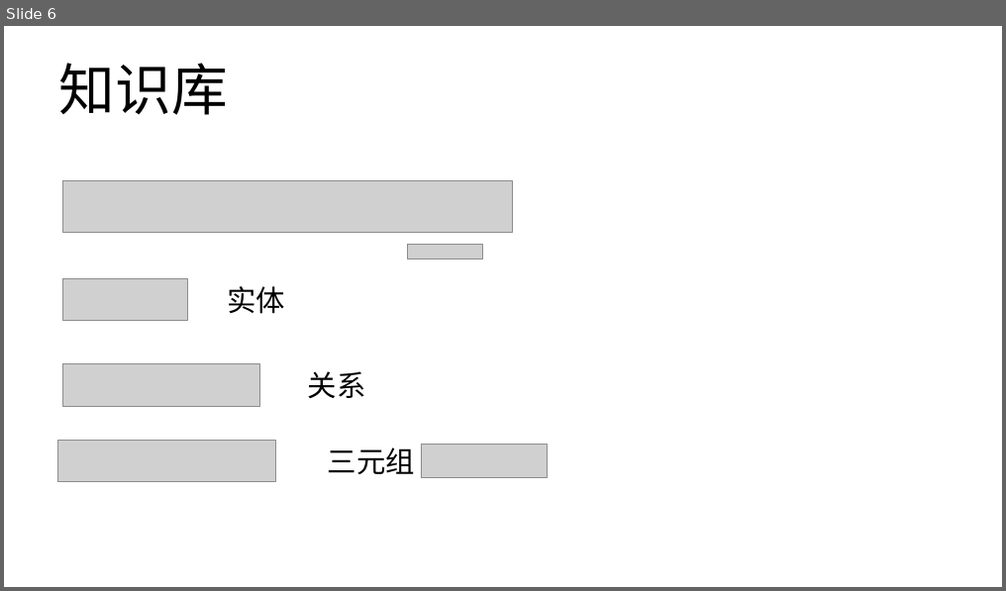
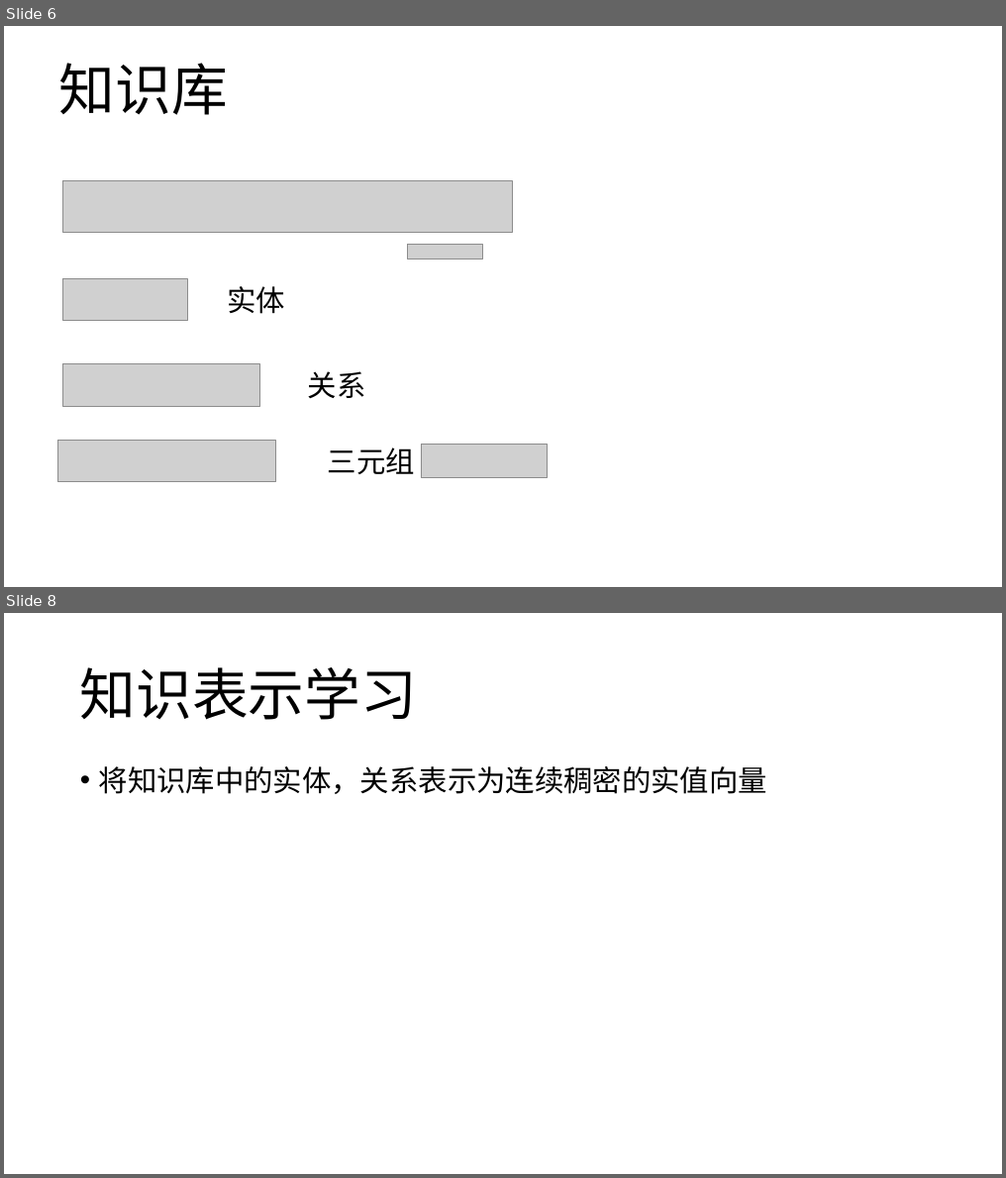
Before and after one commit to zyxdSTU/presetation, a slide deck: 知识表示学习/知识表示学习.pptx. Shown one above the other, each under a label of ours: slide 6 before the commit, slides 6 and 8 after it; the slides between them are not shown. The pictures are 1006x591 and 1006x1178 pixels, drawn with LibreOffice and Linux fonts; fonts in the diff are those of the drawing; grey boxes stand for pictures. Boxes give left, top, right and bottom in pixels: in the first picture for what was removed or moved away, otherwise in the second. Text is boxed around its words. In the diff, an @@ line names an element or a change of style, - is before the commit and + after.

```diff
--- a/知识表示学习/知识表示学习.pptx
+++ b/知识表示学习/知识表示学习.pptx
@@ slide 8 added at (x1=4, y1=613, x2=1002, y2=1174), background #FFFFFF @@
@@ title added at (x1=80, y1=667, x2=417, y2=720), 54 pt, text #000000 @@
+知识表示学习
@@ text added at (x1=99, y1=766, x2=767, y2=794), 28 pt, text #000000 @@
+• 将知识库中的实体，关系表示为连续稠密的实值向量
```
Also in this commit, not shown: 2 slides changed, 6 other slides added, 1 slide removed, 1 other file.
